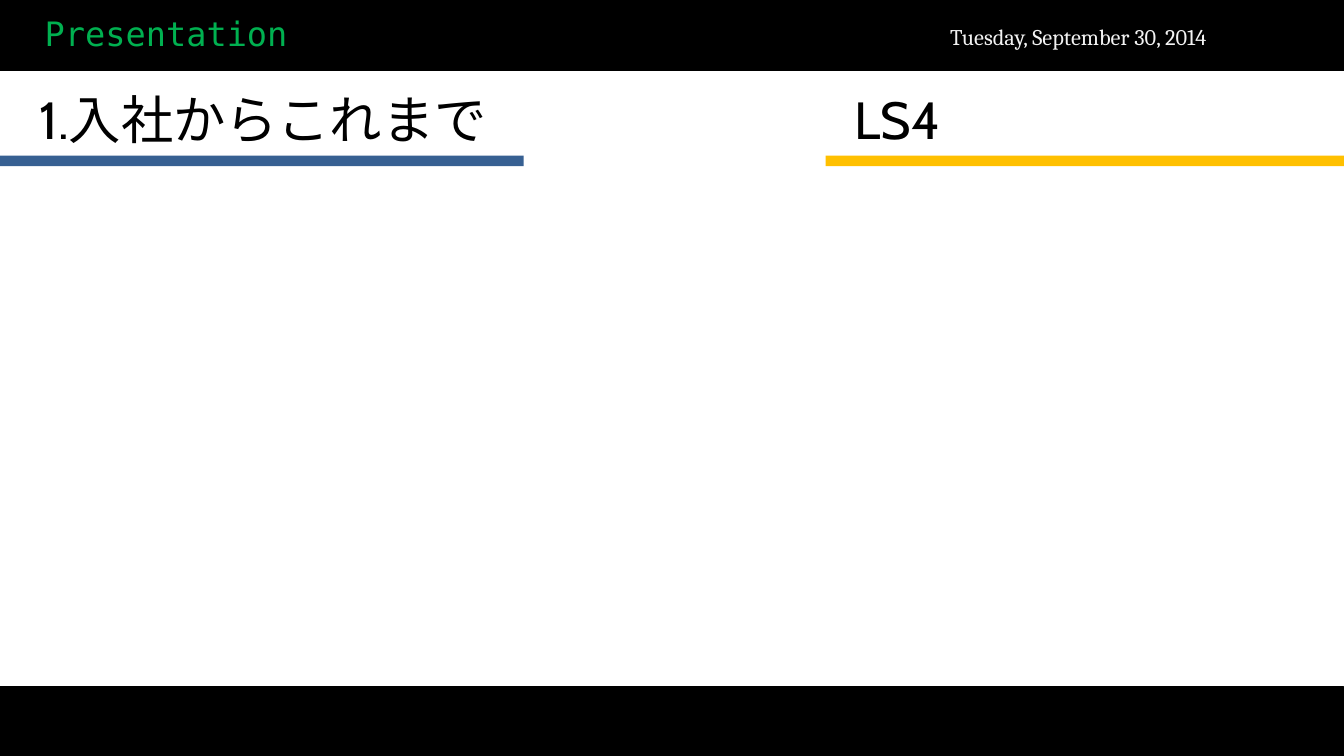
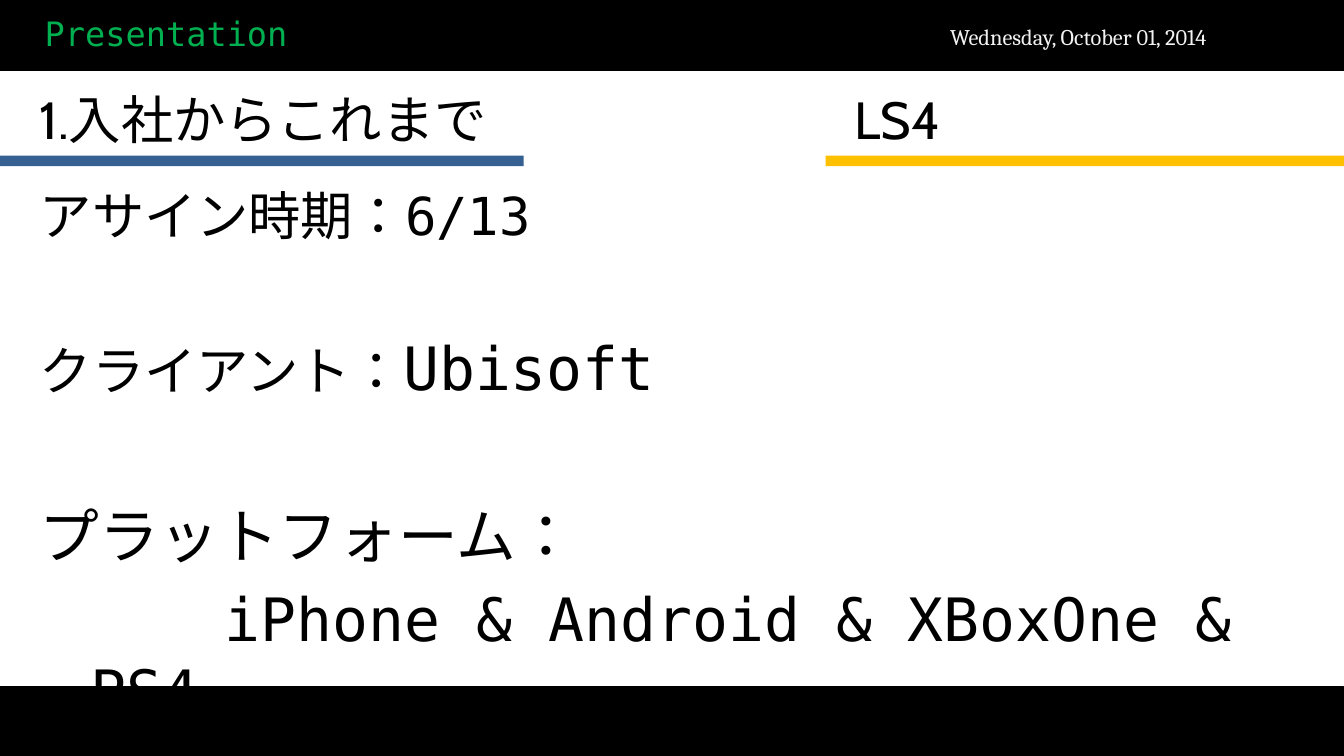
Before and after one commit to scarecrow173/Test, a slide deck: slide 8 of 試用期間終了.pptx. Drawn at 1344x756 pixels with LibreOffice and Linux fonts; fonts in the diff are those of the drawing; background and template pictures are left out. Boxes give left, top, right and bottom in pixels: in the first picture for what was removed or moved away, otherwise in the second. Text is boxed around its words. In the diff, an @@ line names an element or a change of style, - is before the commit and + after.

```diff
--- a/試用期間終了.pptx
+++ b/試用期間終了.pptx
@@ text at bbox=[950, 29, 1206, 50]: text changed @@
-Tuesday, September 30, 2014
+Wednesday, October 01, 2014
@@ text added at bbox=[40, 191, 1160, 686], 32 pt, text #000000 @@
+アサイン時期：6/13
+クライアント：Ubisoft
+プラットフォーム：
+iPhone & Android & XBoxOne & PS4
```
Also in this commit, not shown: 17 other slides changed, 3 slides added, 2 slides removed, 1 other file.
